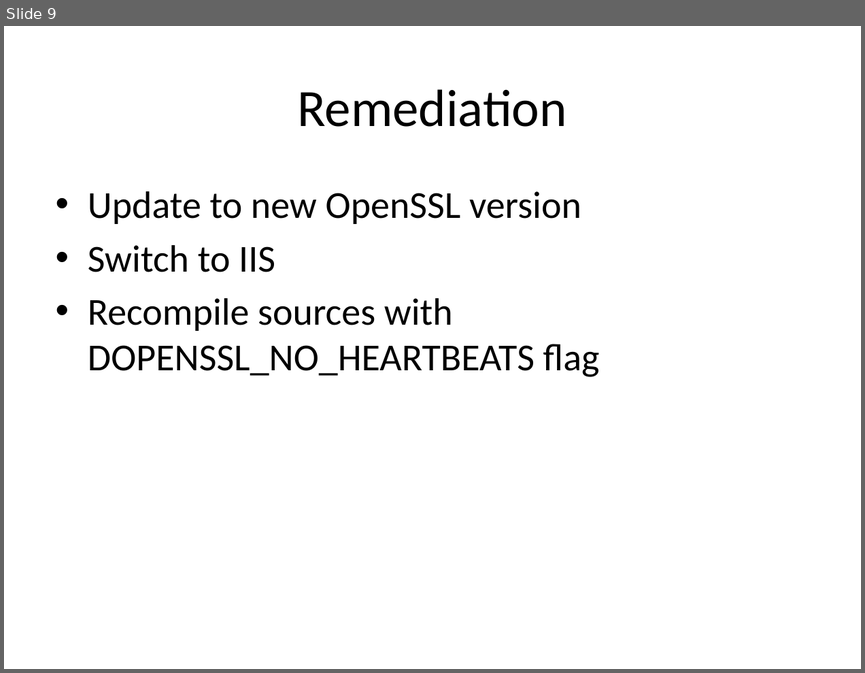
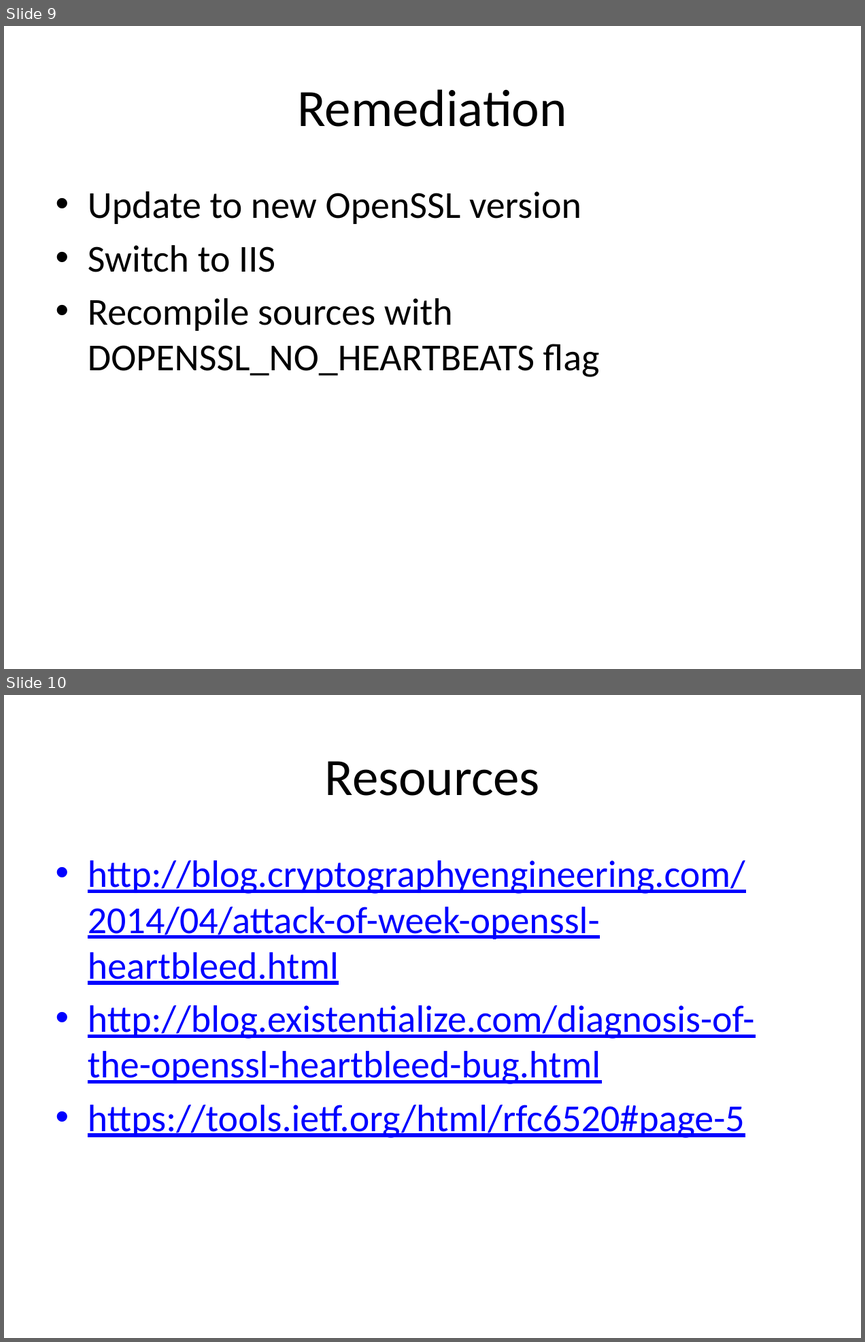
Before and after one commit to serneno/info_415_sp14, a slide deck: week2/week 2 - wednesday.pptx. Shown one above the other, each under a label of ours: slide 9 before the commit, slides 9 and 10 after it. The pictures are 865x673 and 865x1342 pixels, drawn with LibreOffice and Linux fonts; fonts in the diff are those of the drawing. Boxes give left, top, right and bottom in pixels: in the first picture for what was removed or moved away, otherwise in the second. Text is boxed around its words. In the diff, an @@ line names an element or a change of style, - is before the commit and + after.

Commit message:
adding resources section to heartblead presentation

```diff
--- a/week2/week 2 - wednesday.pptx
+++ b/week2/week 2 - wednesday.pptx
@@ slide 10 added at (4, 695, 861, 1338), background #FFFFFF @@
@@ title added at (325, 761, 540, 796), 44 pt, text #000000 @@
+Resources
@@ text added at (88, 860, 755, 1138), 32 pt, text #0000FF, underline @@
+• http://blog.cryptographyengineering.com/2014/04/attack-of-week-openssl-heartbleed.html
+• http://blog.existentialize.com/diagnosis-of-the-openssl-heartbleed-bug.html
+• https://tools.ietf.org/html/rfc6520#page-5
```
